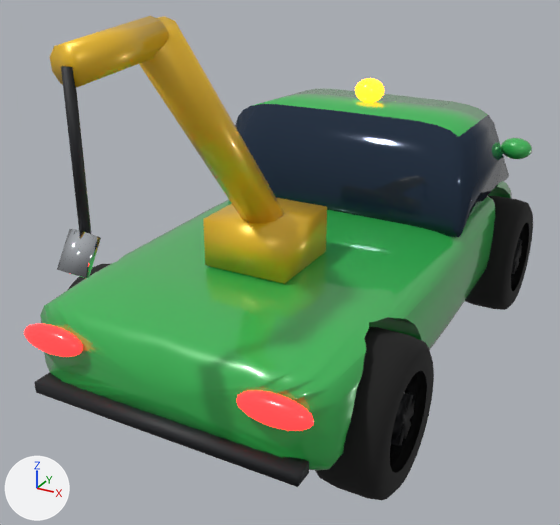
The glTF model godot/assets/cars/hook.glb as it was, and as the next commit left it.
Rendered twice from a camera (50 mm lens) standing at (2.21, -4.75, 2.97) and looking at (-0.12, -0.52, 0.85). The lights are fixed; the arrows at lower left show +X, +Y and +Z. The picture after the commit comes second. Vertices at exactly the same position are counted once.

Names of what the first picture shows: 'Body', 'Wheel_FR', 'Wheel_RR' and 1 more.
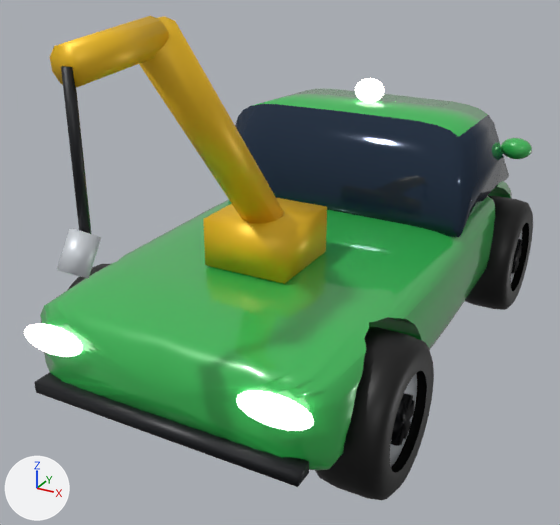
Boxes (x1, y1, x2, y2) around the edits, measured in the pictures (560 x 525 px):
'Body', recoloured, surface changed
    both: (24, 16, 512, 471)
part 1 of me_body, recoloured
    both: (24, 324, 314, 431)
part 2 of me_body, edited (looks the same)
    both: (34, 66, 309, 487)
part 3 of me_body, recoloured
    both: (50, 16, 327, 276)
part 4 of me_body, recoloured (lighter)
    both: (57, 229, 101, 279)
part 5 of me_body, recoloured (lighter)
    both: (355, 78, 385, 103)
part 6 of me_wheel_fr, recoloured (lighter)
    both: (472, 196, 533, 309)
part 7 of me_wheel_rr, edited (looks the same)
    both: (315, 327, 434, 501)
part 8 of me_wheel_rr, recoloured (lighter)
    both: (390, 374, 417, 467)

Patch to the scene script:
```diff
--- a/godot/assets/cars/hook.glb.py
+++ b/godot/assets/cars/hook.glb.py
@@ mat_paint @@
 n0 = _N.new('ShaderNodeBsdfPrincipled'); n0.name = 'Principled BSDF'
-n0.inputs[0].default_value = (0.0331, 0.479, 0.0844, 1.0)  # 'Base Color', green #33b852
 n0.inputs[1].default_value = 0.05  # 'Metallic'
@@ mat_paint @@
 n1 = _N.new('ShaderNodeOutputMaterial'); n1.name = 'Material Output'
+n2 = _N.new('ShaderNodeMix'); n2.name = 'Mix'
+n2.data_type = 'RGBA'
+n2.blend_type = 'MULTIPLY'
+n2.inputs[0].default_value = 1.0  # 'Factor'
+n2.inputs[7].default_value = (0.0331, 0.479, 0.0844, 1.0)  # 'B', green #33b852
+n3 = _N.new('ShaderNodeVertexColor'); n3.name = 'Color Attribute'
 _L.new(n0.outputs[0], n1.inputs[0])  # 'BSDF' to 'Surface'
+_L.new(n2.outputs[2], n0.inputs[0])  # 'Result' to 'Base Color'
+_L.new(n3.outputs[0], n2.inputs[6])  # 'Color' to 'A'
@@ mat_glass @@
 n0 = _N.new('ShaderNodeBsdfPrincipled'); n0.name = 'Principled BSDF'
-n0.inputs[0].default_value = (0.0123, 0.0284, 0.0595, 1.0)  # 'Base Color', dark blue #1d2f45
 n0.inputs[1].default_value = 0.4  # 'Metallic'
@@ mat_glass @@
 n1 = _N.new('ShaderNodeOutputMaterial'); n1.name = 'Material Output'
+n2 = _N.new('ShaderNodeMix'); n2.name = 'Mix'
+n2.data_type = 'RGBA'
+n2.blend_type = 'MULTIPLY'
+n2.inputs[0].default_value = 1.0  # 'Factor'
+n2.inputs[7].default_value = (0.0123, 0.0284, 0.0595, 1.0)  # 'B', dark blue #1d2f45
+n3 = _N.new('ShaderNodeVertexColor'); n3.name = 'Color Attribute'
 _L.new(n0.outputs[0], n1.inputs[0])  # 'BSDF' to 'Surface'
+_L.new(n2.outputs[2], n0.inputs[0])  # 'Result' to 'Base Color'
+_L.new(n3.outputs[0], n2.inputs[6])  # 'Color' to 'A'
@@ mat_detail @@
+mat_detail = bpy.data.materials.new('Detail')
+mat_detail.use_nodes = True; mat_detail.node_tree.nodes.clear()
+_N = mat_detail.node_tree.nodes; _L = mat_detail.node_tree.links
+n0 = _N.new('ShaderNodeBsdfPrincipled'); n0.name = 'Principled BSDF'
+n0.inputs[1].default_value = 0.25  # 'Metallic'
+n0.inputs[2].default_value = 0.45  # 'Roughness'
+n1 = _N.new('ShaderNodeOutputMaterial'); n1.name = 'Material Output'
+n2 = _N.new('ShaderNodeVertexColor'); n2.name = 'Color Attribute'
+_L.new(n0.outputs[0], n1.inputs[0])  # 'BSDF' to 'Surface'
+_L.new(n2.outputs[0], n0.inputs[0])  # 'Color' to 'Base Color'
@@ mat_lamp @@
+mat_lamp = bpy.data.materials.new('Lamp')
+mat_lamp.use_nodes = True; mat_lamp.node_tree.nodes.clear()
+_N = mat_lamp.node_tree.nodes; _L = mat_lamp.node_tree.links
+n0 = _N.new('ShaderNodeBsdfPrincipled'); n0.name = 'Principled BSDF'
+n0.inputs[1].default_value = 0.25  # 'Metallic'
+n0.inputs[2].default_value = 0.45  # 'Roughness'
+n0.inputs[28].default_value = 3.0  # 'Emission Strength'
+n1 = _N.new('ShaderNodeOutputMaterial'); n1.name = 'Material Output'
+n2 = _N.new('ShaderNodeVertexColor'); n2.name = 'Color Attribute'
+_L.new(n0.outputs[0], n1.inputs[0])  # 'BSDF' to 'Surface'
+_L.new(n2.outputs[0], n0.inputs[0])  # 'Color' to 'Base Color'
@@ me_body @@
 me_body.from_pydata(...)  # 1841 vertices, 3600 faces; spans x -1.1..1.1, y -2.61..2.14, z 0.38..2.59
+# me_body part 1: 576 faces spanning x -0.91..0.91, y -2.13..-1.99, z 0.77..0.93 switch from mat_taillight (red #c4141c, glowing red #ff2a2a) to mat_lamp
+# me_body part 2: 72 faces spanning x -0.85..0.85, y -2.47..2.14, z 0.48..2.45 switch from mat_trim (black #1c1e22) to mat_detail
+# me_body part 3: 84 faces spanning x -0.28..0.28, y -2.46..-0.62, z 1.05..2.59 switch from mat_accent (yellow #f5c21b) to mat_detail
+# me_body part 4: 36 faces spanning x -0.07..0.07, y -2.61..-2.39, z 1.56..1.79 switch from mat_chrome (light grey #d8dde3) to mat_detail
+# me_body part 5: 288 faces spanning x -0.11..0.11, y 0.54..0.76, z 1.73..1.91 switch from mat_amber (orange #ffa21a, glowing orange #ffa21a) to mat_lamp
 me_body.materials.append(mat_paint)
 me_body.materials.append(mat_glass)
-me_body.materials.append(mat_light)  # pale yellow #fff6d8, glowing beige #fff2c8
@@ me_wheel_fr @@
 me_wheel_fr.from_pydata(...)  # 344 vertices, 600 faces; spans x -0.204..0.204, y -0.46..0.46, z -0.46..0.46
-me_wheel_fr.materials.append(mat_chrome)  # light grey #d8dde3
-me_wheel_fr.materials.append(mat_trim)  # black #1c1e22
+# me_wheel_fr part 6: all 392 faces that had it switch from mat_rubber (black #141414) to mat_detail
@@ me_wheel_rr @@
 me_wheel_rr.from_pydata(...)  # 344 vertices, 600 faces; spans x -0.204..0.204, y -0.46..0.46, z -0.46..0.46
-me_wheel_rr.materials.append(mat_trim)  # black #1c1e22
+# me_wheel_rr part 7: all 392 faces that had it switch from mat_rubber (black #141414) to mat_detail
+# me_wheel_rr part 8: all 92 faces that had it switch from mat_chrome (light grey #d8dde3) to mat_detail
```
